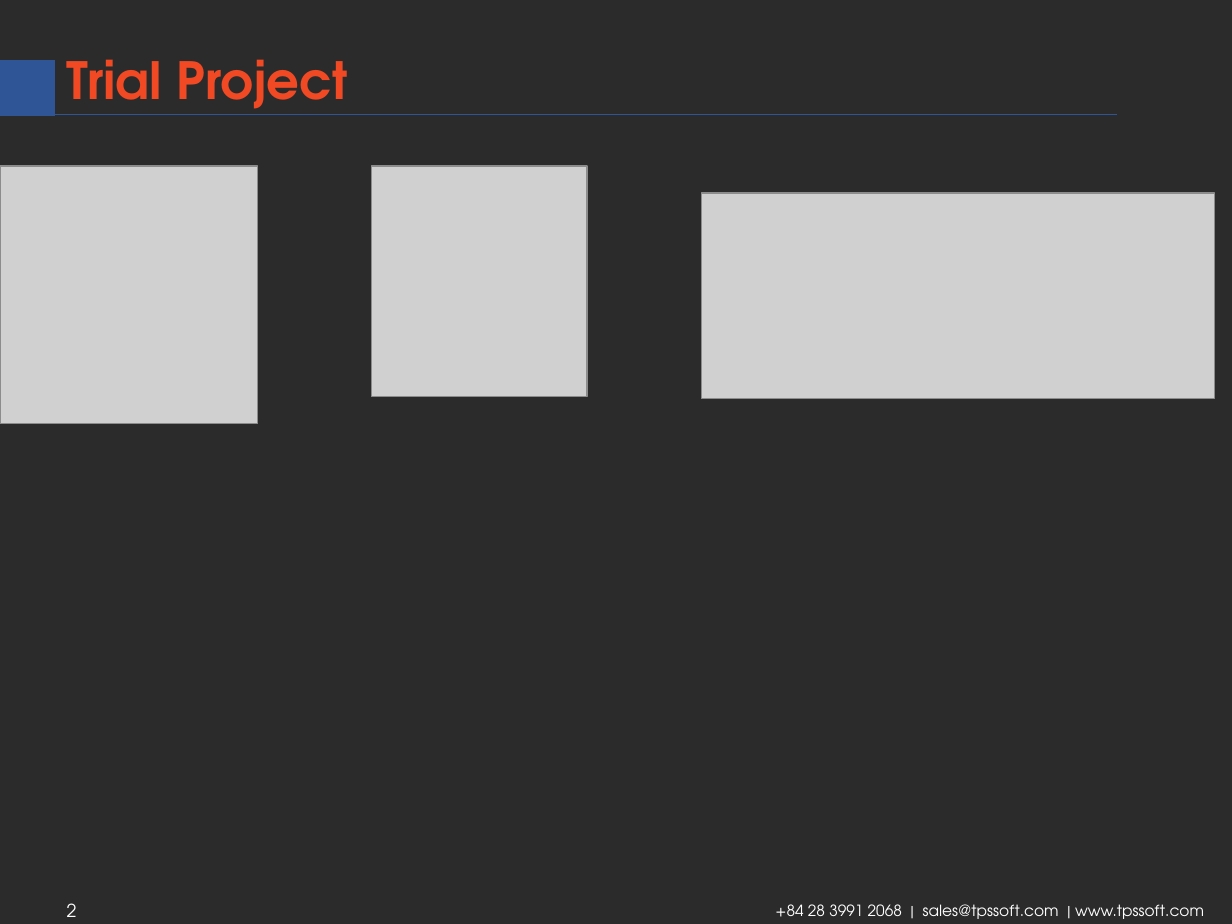
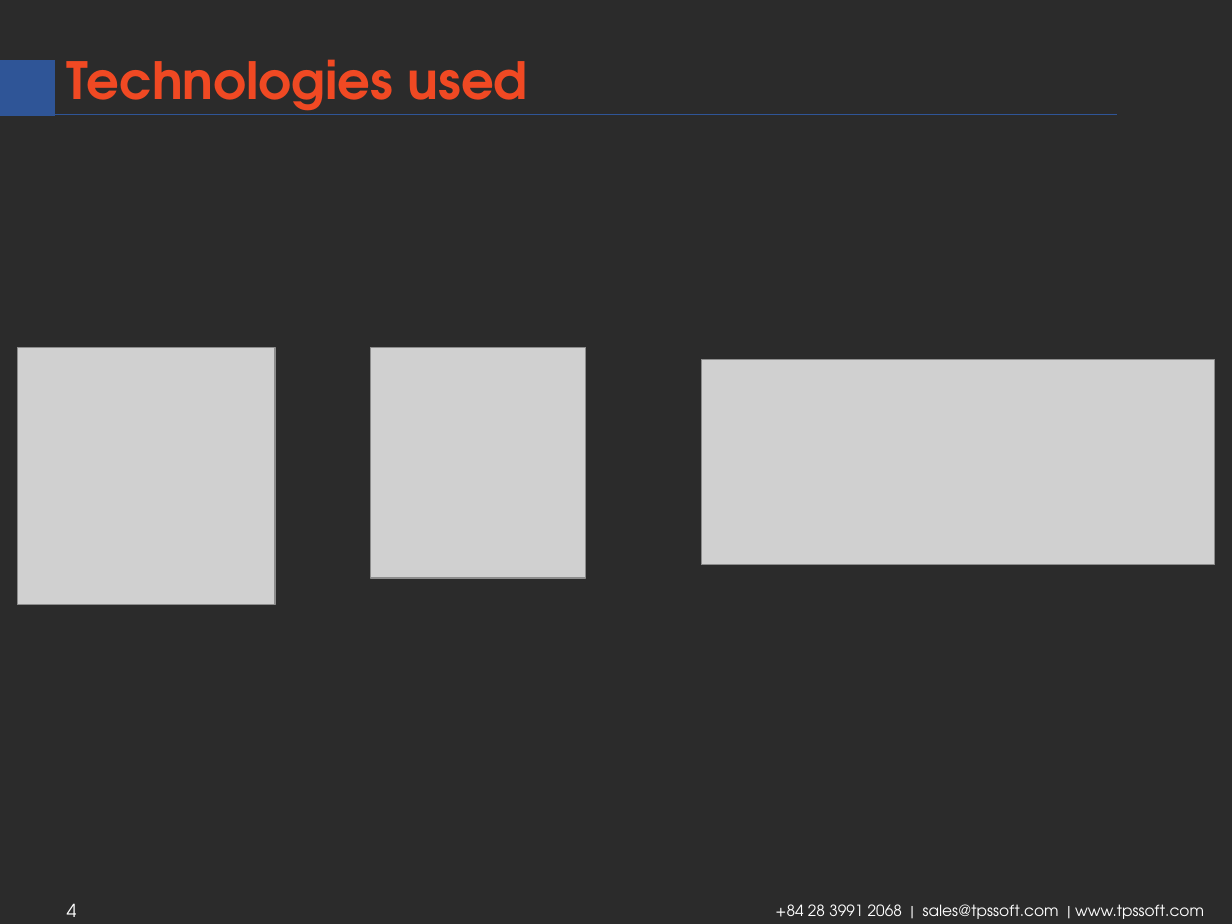
Before and after one commit to tamtps/TrainingProject, a slide deck: slide 4 of TPS Final Report.pptx (slide 2 before the commit). Drawn at 1232x924 pixels with LibreOffice and Linux fonts; fonts in the diff are those of the drawing; grey boxes stand for pictures; background and template pictures are left out; a plain dark background stands for a picture behind light text. Boxes give left, top, right and bottom in pixels: in the first picture for what was removed or moved away, otherwise in the second. Text is boxed around its words. In the diff, an @@ line names an element or a change of style, - is before the commit and + after.

```diff
--- a/TPS Final Report.pptx
+++ b/TPS Final Report.pptx
@@ title at (67, 59, 528, 115): text changed @@
-Trial Project
+Technologies used
@@ picture: place and size @@
-picture at (0, 166, 257, 424)
+picture at (17, 347, 275, 605)
@@ picture: place and size @@
-picture at (372, 166, 588, 397)
+picture at (371, 347, 586, 578)
@@ picture: place and size @@
-picture at (701, 193, 1215, 399)
+picture at (701, 360, 1215, 565)
@@ page number at (67, 903, 77, 917): text changed @@
-2
+4
```
Also in this commit, not shown: 1 other slide changed, 3 slides added, 1 other file.
